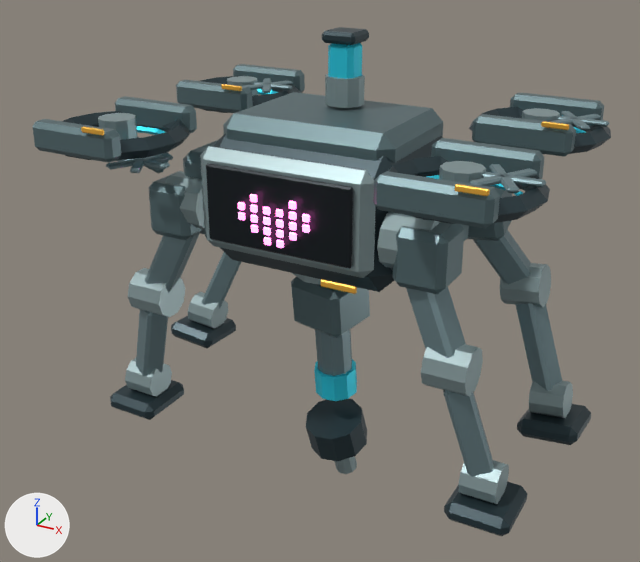
A saved change to the Blender file source/blender/isao-birudoron.blend.
Camera for both pictures: a 50 mm lens placed at (1.45, -2.71, 2.1), pointed at (-0.03, -0.04, 0.77). Every picture has the same lights, and +X, +Y and +Z are marked at lower left. The older version comes first.

Objects in the first picture: 'BODY_PITCH_MESH_palette', 'LEG_FL_HIP_MESH_palette', 'LEG_FL_KNEE_MESH_palette', 'LEG_FR_CLAW_MESH_palette', 'LEG_FR_HIP_MESH_palette', 'LEG_FR_KNEE_MESH_palette', 'LEG_RR_KNEE_MESH_palette', 'ROTOR_FL_MOUNT_MESH_palette', 'ROTOR_FR_MOUNT_MESH_palette', 'ROTOR_RL_MOUNT_MESH_palette', 'ROTOR_RR_MOUNT_MESH_palette', 'TOOL_HEAD_MESH_palette' and 14 more.
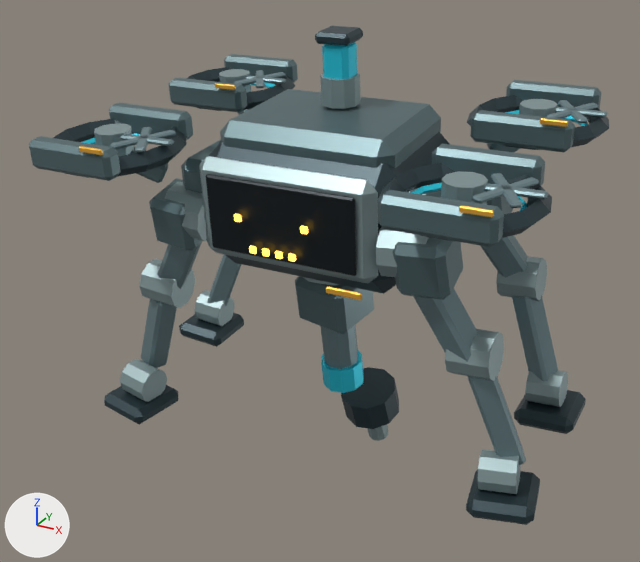
Not drawn themselves, but carrying or shaping drawn objects: ob_body_pitch_001, ob_leg_fl_hip_001, ob_leg_fl_knee_001, ob_leg_fl_claw_001, ob_leg_fr_hip_001, ob_leg_fr_knee_001, ob_leg_fr_claw_001, ob_leg_rl_hip_001, ob_leg_rl_knee_001, ob_leg_rr_hip_001, ob_leg_rr_knee_001, ob_tool_nozzle_yaw_001, ob_tool_nozzle_pitch_001, ob_tool_head_001.

Changed parts and their boxes [x1, y1, x2, y2] in the pictures (640 x 562 px):
```json
{"object": "BODY_PITCH_MESH_palette", "change": "turned", "before": [183, 92, 469, 294], "after": [181, 89, 461, 300]}
{"object": "ROTOR_FR_MOUNT_MESH_palette", "change": "turned", "before": [373, 138, 550, 229], "after": [377, 143, 552, 247]}
{"object": "ROTOR_FL_MOUNT_MESH_palette", "change": "turned", "before": [33, 96, 197, 173], "after": [29, 103, 193, 183]}
{"object": "LEG_FR_HIP_MESH_palette", "change": "turned, moved", "before": [377, 212, 466, 358], "after": [376, 227, 478, 362]}
{"object": "ROTOR_RR_MOUNT_MESH_palette", "change": "turned", "before": [469, 93, 611, 157], "after": [467, 80, 609, 152]}
{"object": "LEG_FR_KNEE_MESH_palette", "change": "turned, moved", "before": [421, 344, 494, 477], "after": [445, 329, 526, 465]}
{"object": "TOOL_HEAD_MESH_palette", "change": "turned, moved", "before": [306, 398, 367, 474], "after": [341, 367, 399, 441]}
{"object": "LEG_FR_CLAW_MESH_palette", "change": "turned, moved", "before": [444, 460, 528, 536], "after": [466, 449, 540, 525]}
{"object": "ROTOR_RL_MOUNT_MESH_palette", "change": "turned", "before": [176, 64, 305, 113], "after": [168, 54, 298, 115]}
{"object": "LEG_FL_HIP_MESH_palette", "change": "turned, moved", "before": [145, 171, 204, 293], "after": [149, 178, 207, 290]}
{"object": "LEG_RR_KNEE_MESH_palette", "change": "turned", "before": [500, 263, 562, 391], "after": [496, 257, 558, 381]}
{"object": "LEG_FL_KNEE_MESH_palette", "change": "turned, moved", "before": [128, 268, 185, 376], "after": [139, 259, 195, 368]}
{"object": "LEG_RR_CLAW_MESH_palette", "change": "turned", "before": [517, 381, 591, 445], "after": [514, 370, 586, 434]}
{"object": "SENSOR_MAST_MESH_palette", "change": "turned", "before": [322, 27, 369, 108], "after": [315, 26, 363, 109]}
{"object": "TOOL_NOZZLE_PITCH_MESH_palette", "change": "turned, moved", "before": [291, 277, 370, 338], "after": [295, 276, 374, 335]}
{"object": "LEG_FL_CLAW_MESH_palette", "change": "turned, moved", "before": [110, 358, 184, 420], "after": [104, 359, 178, 425]}
{"object": "TOOL_NOZZLE_EXTEND_MESH_palette", "change": "turned, moved", "before": [314, 330, 357, 401], "after": [320, 325, 364, 393]}
{"object": "LEG_RR_HIP_MESH_palette", "change": "turned", "before": [467, 186, 531, 285], "after": [480, 196, 528, 278]}
{"object": "LEG_RL_CLAW_MESH_palette", "change": "turned, moved", "before": [171, 292, 236, 348], "after": [179, 290, 244, 347]}
{"object": "ROTOR_FR_SPIN_MESH_palette", "change": "turned", "before": [469, 164, 546, 193], "after": [472, 173, 549, 208]}
{"object": "ROTOR_FL_SPIN_MESH_palette", "change": "turned", "before": [106, 154, 173, 173], "after": [110, 127, 176, 153]}
{"object": "FACE_LOVE_SMALL_MESH_PINK.001", "change": "turned", "before": [238, 194, 310, 248], "on screen": "not visible afterwards"}
{"object": "LEG_RL_KNEE_MESH_palette", "change": "turned, moved", "before": [202, 252, 241, 309], "after": [207, 254, 242, 306]}
{"object": "ROTOR_RR_SPIN_MESH_palette", "change": "turned", "before": [550, 111, 609, 130], "after": [547, 100, 608, 123]}
{"object": "ROTOR_RL_SPIN_MESH_palette", "change": "turned", "before": [245, 78, 293, 93], "after": [234, 70, 286, 88]}
{"object": "FACE_NEUTRAL_MESH_AMBER.001", "change": "turned", "after": [234, 214, 308, 262], "on screen": "not visible before"}
{"object": "TOOL_NOZZLE_YAW_MESH_palette", "change": "turned, moved", "before": [292, 273, 322, 285], "after": [303, 277, 339, 285], "on screen": "mostly hidden"}
```

The change, as JSON lines over the scene's bpy script:
```json
{"op": "set", "path": "ob_body_pitch_001.rotation_euler", "old": "(-0.0014, 0.0, -0.000892)", "new": "(0.0801, 0.0, 0.0249)", "note": "degrees (-0.1, 0, -0.1) -> degrees (4.6, 0, 1.4)"}
{"op": "set", "path": "ob_leg_fl_hip_001.location", "old": "(-0.43, -0.25, -0.02)", "new": "(-0.434, -0.242, -0.0421)"}
{"op": "set", "path": "ob_leg_fl_hip_001.rotation_euler", "old": "(-0.00768, 0.0064, -0.00269)", "new": "(0.18, 0.08, -0.03)", "note": "degrees (-0.4, 0.4, -0.2) -> degrees (10, 4.6, -1.7)"}
{"op": "set", "path": "ob_leg_fl_knee_001.location", "old": "(-0.17, -0.035, -0.39)", "new": "(-0.167, -0.0383, -0.367)"}
{"op": "set", "path": "ob_leg_fl_knee_001.rotation_euler", "old": "(0.0129, 0.0, 0.00409)", "new": "(-0.24, 0.0, 0.0399)", "note": "degrees (0.7, 0, 0.2) -> degrees (-14, 0, 2.3)"}
{"op": "set", "path": "ob_leg_fl_claw_001.location", "old": "(-0.12, 0.05, -0.43)", "new": "(-0.0935, -0.0567, -0.456)"}
{"op": "set", "path": "ob_leg_fl_claw_001.rotation_euler", "old": "(0.0, 0.0, -0.0051)", "new": "(0.0, 0.0, -0.173)", "note": "degrees (0, 0, -0.3) -> degrees (0, 0, -10)"}
{"op": "set", "path": "ob_leg_fr_hip_001.location", "old": "(0.43, -0.25, -0.02)", "new": "(0.417, -0.267, -0.0271)"}
{"op": "set", "path": "ob_leg_fr_hip_001.rotation_euler", "old": "(-0.00768, -0.0064, 0.00269)", "new": "(0.18, -0.08, 0.03)", "note": "degrees (-0.4, -0.4, 0.2) -> degrees (10, -4.6, 1.7)"}
{"op": "set", "path": "ob_leg_fr_knee_001.location", "old": "(0.17, -0.035, -0.39)", "new": "(0.184, -0.0173, -0.387)"}
{"op": "set", "path": "ob_leg_fr_knee_001.rotation_euler", "old": "(0.0129, 0.0, -0.00409)", "new": "(-0.24, 0.0, -0.0399)", "note": "degrees (0.7, 0, -0.2) -> degrees (-14, 0, -2.3)"}
{"op": "set", "path": "ob_leg_fr_claw_001.location", "old": "(0.12, 0.05, -0.43)", "new": "(0.0882, -0.00384, -0.449)"}
{"op": "set", "path": "ob_leg_fr_claw_001.rotation_euler", "old": "(0.0, 0.0, 0.0051)", "new": "(0.0, 0.0, 0.173)", "note": "degrees (0, 0, 0.3) -> degrees (0, 0, 10)"}
{"op": "set", "path": "ob_leg_rl_hip_001.location", "old": "(-0.421, 0.263, -0.0363)", "new": "(-0.417, 0.273, 0.0141)"}
{"op": "set", "path": "ob_leg_rl_hip_001.rotation_euler", "old": "(0.24, 0.12, -0.0349)", "new": "(0.18, 0.08, -0.03)", "note": "degrees (14, 6.9, -2) -> degrees (10, 4.6, -1.7)"}
{"op": "set", "path": "ob_leg_rl_knee_001.location", "old": "(-0.18, 0.0261, -0.372)", "new": "(-0.18, 0.00576, -0.42)"}
{"op": "set", "path": "ob_leg_rl_knee_001.rotation_euler", "old": "(-0.32, 0.0, 0.0499)", "new": "(-0.24, 0.0, 0.0399)", "note": "degrees (-18, 0, 2.9) -> degrees (-14, 0, 2.3)"}
{"op": "set", "path": "ob_leg_rr_hip_001.rotation_euler", "old": "(0.24, -0.12, 0.0349)", "new": "(0.18, -0.08, 0.03)", "note": "degrees (14, -6.9, 2) -> degrees (10, -4.6, 1.7)"}
{"op": "set", "path": "ob_leg_rr_knee_001.rotation_euler", "old": "(-0.32, 0.0, -0.0499)", "new": "(-0.24, 0.0, -0.0399)", "note": "degrees (-18, 0, -2.9) -> degrees (-14, 0, -2.3)"}
{"op": "set", "path": "ob_tool_nozzle_yaw_001.location", "old": "(0.000234, 0.0073, -0.216)", "new": "(-0.000512, 0.0134, -0.216)"}
{"op": "set", "path": "ob_tool_nozzle_pitch_001.location", "old": "(-0.003, -0.00766, -0.124)", "new": "(-0.000945, -0.0134, -0.124)"}
{"op": "set", "path": "ob_tool_head_001.location", "old": "(0.0111, -0.0316, -0.492)", "new": "(0.0182, 0.133, -0.498)"}
{"op": "set", "path": "ob_tool_head_001.rotation_euler", "old": "(0.2, 0.0, 0.0)", "new": "(0.16, 0.0, 0.0)", "note": "degrees (11, 0, 0) -> degrees (9.2, 0, 0)"}
```
